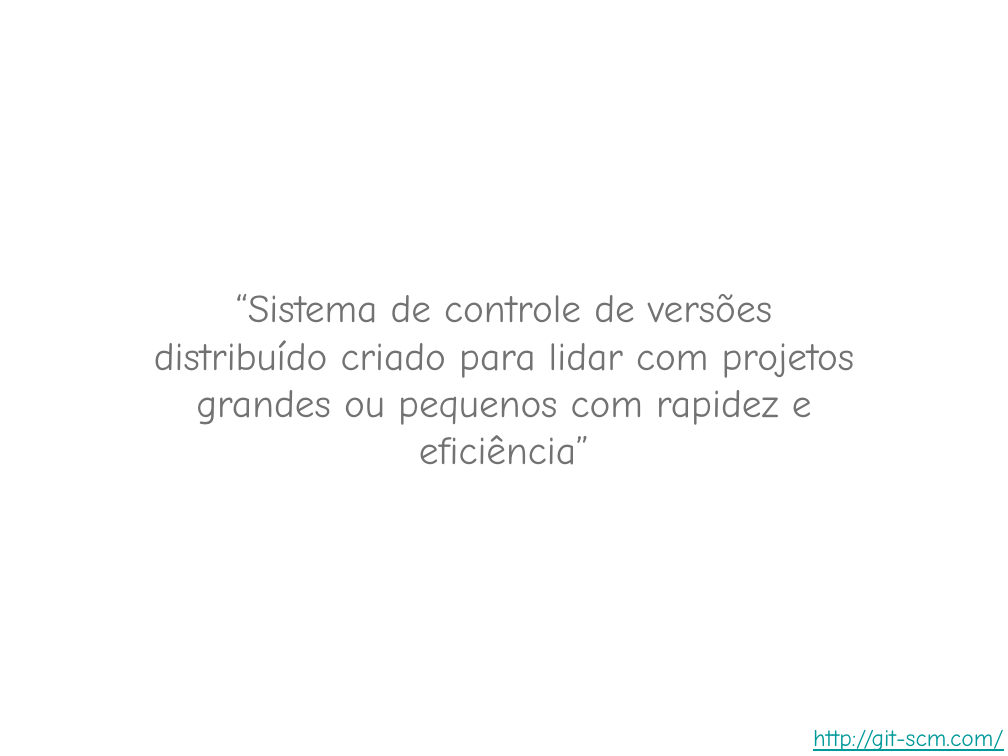
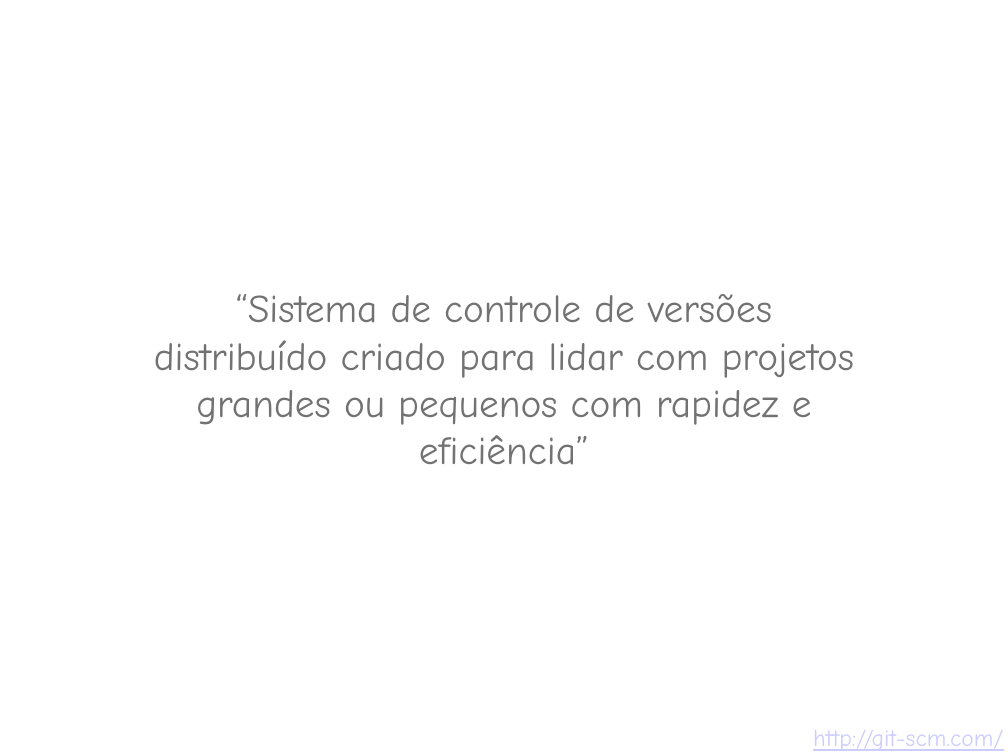
Before and after one commit to fernandocastor/aulas_floss, a slide deck: slide 3 of 07_Git/git.introducao.ppt. Drawn at 1008x756 pixels with LibreOffice and Linux fonts; fonts in the diff are those of the drawing; background and template pictures are left out. Boxes give left, top, right and bottom in pixels: in the first picture for what was removed or moved away, otherwise in the second. Text is boxed around its words. In the diff, an @@ line names an element or a change of style, - is before the commit and + after.

```diff
--- a/07_Git/git.introducao.ppt
+++ b/07_Git/git.introducao.ppt
@@ text "http://git-scm.com/" at (x1=813, y1=730, x2=1004, y2=751): text colour #009999 to #CCCCFF @@
```
Also in this commit, not shown: 1 other slide changed, 1 other file.
